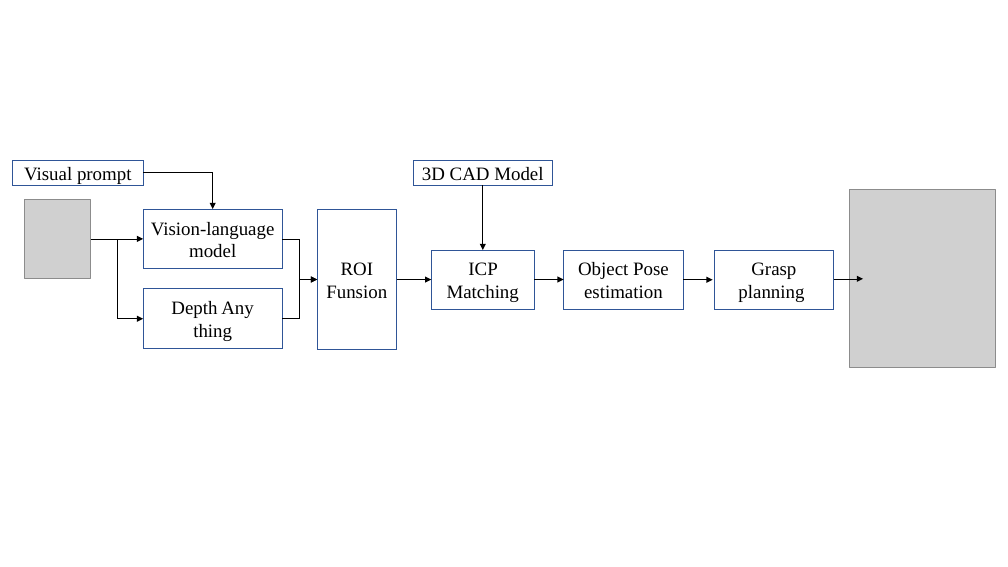
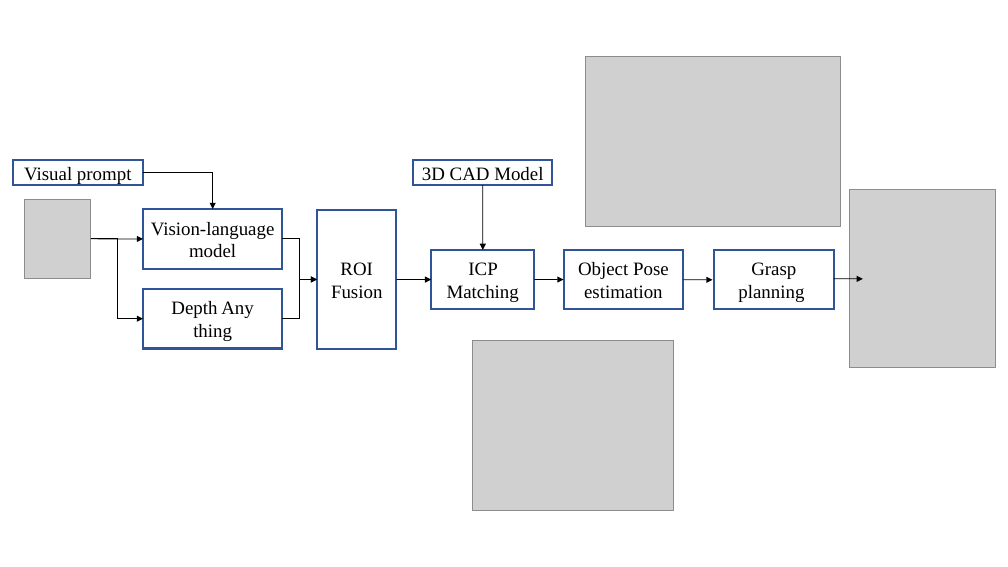
Before and after one commit to ThinhPham24/Pose-Estimation-Digital-Twin, a slide deck: slide 1 of Assets/Presentation1.pptx. Drawn at 1008x567 pixels with LibreOffice and Linux fonts; fonts in the diff are those of the drawing; grey boxes stand for pictures. Boxes give left, top, right and bottom in pixels: in the first picture for what was removed or moved away, otherwise in the second. Text is boxed around its words. In the diff, an @@ line names an element or a change of style, - is before the commit and + after.

```diff
--- a/Assets/Presentation1.pptx
+++ b/Assets/Presentation1.pptx
@@ picture added at (x1=586, y1=57, x2=841, y2=227) @@
@@ elbow arrow (91, 239) - (143, 319): stroke #000000 0.5 pt to #000000 0.75 pt @@
@@ outline #2F5597 1 pt to #2F5597 2 pt in 7 elements at (x1=13, y1=160, x2=143, y2=185), (x1=143, y1=289, x2=282, y2=349), (x1=432, y1=250, x2=535, y2=309), (x1=564, y1=250, x2=684, y2=309), (x1=715, y1=250, x2=834, y2=309), (x1=413, y1=160, x2=552, y2=185), (x1=317, y1=210, x2=396, y2=349) @@
@@ text in rectangle at (x1=331, y1=262, x2=382, y2=299): text changed @@
-ROI Funsion
+ROI Fusion
@@ group removed at (x1=91, y1=185, x2=864, y2=280): 4 arrows @@
@@ group added at (x1=91, y1=185, x2=864, y2=280): 4 freeform shapes @@
@@ picture added at (x1=473, y1=340, x2=674, y2=510) @@
```
Also in this commit, not shown: 9 other files.
